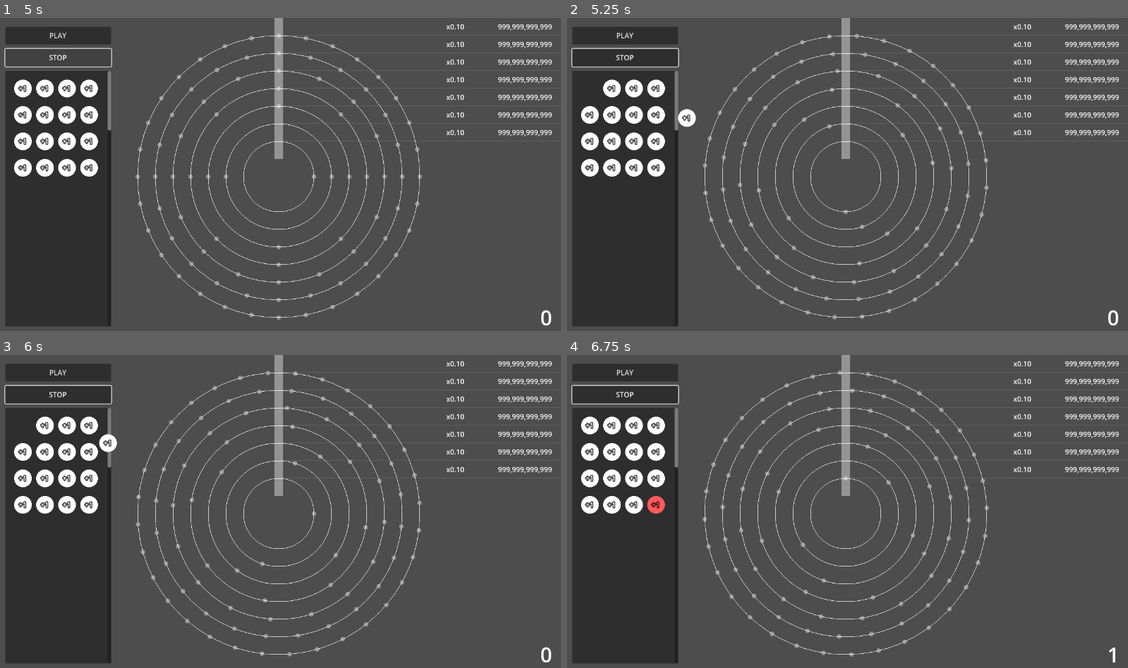
Above: before the commit, frames 1-4 (two rows, left to right).
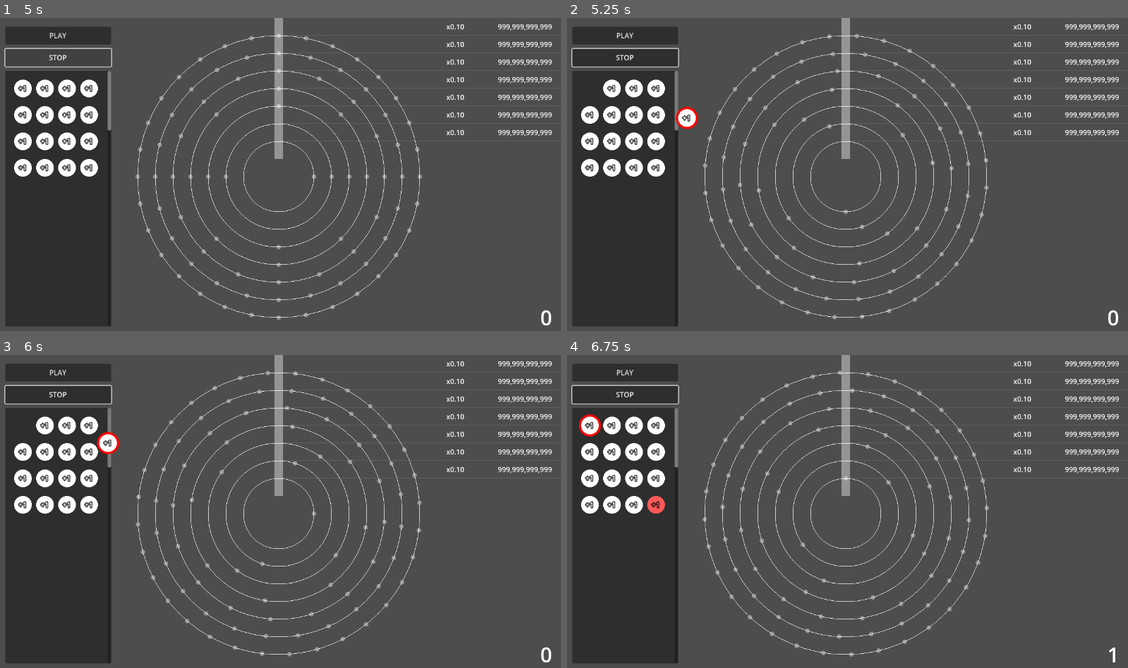
Above: after the commit, the same moments.

Repository: kamikoloss/syzygy
Game: Godot game, scene res://scenes/main.tscn
Same seed, same stepped clock (60 frames per second), same inputs: the game is played once before the commit and once after it.
Inputs (mouse positions are in pixels of both pictures, inside the frame that each line leads up to):
- Up to frame 1 (5 s): click "PLAY" at 0.5 s; click "PLAY" at 1.25 s; click "STOP" at 2 s; click "STOP" at 2.75 s; click "PLAY" at 3.5 s; click "STOP" at 4.25 s
- Up to frame 2 (5.25 s): drag from (589, 89) to (881, 177) at 5.02 s
- Up to frame 3 (6 s): drag from (22, 426) to (280, 477) at 5.77 s
- Up to frame 4 (6.75 s): move the mouse to (589, 426) at 6.52 s; click (589, 426) at 6.67 s

Frame 1 is identical in both runs. In frame 2, less than 0.1% of the frame differs, in the area x 19-24%, y 28-36%; in frame 3, less than 0.1%, in the area x 17-22%, y 24-32%; in frame 4, less than 0.1%.

Commit message:
add outline to Chip

Diff:
--- a/scenes/chip.gd
+++ b/scenes/chip.gd
@@ -4,10 +4,15 @@
 signal hovered # (on: bool)
 signal dragged # (on: bool)
 
+const OUTLINE_COLOR_CAN_RIDE := Color.GREEN
+const OUTLINE_COLOR_CAN_NOT_RIDE := Color.RED
+
 @export var score := 1
 
 @export var area: Area2D
 
+@export var _texture_rect_main: TextureRect
+@export var _texture_rect_outline: TextureRect
 @export var _label_main: Label
 @export var _label_price: Label
 
@@ -44,6 +49,12 @@
 
 
 func refresh_view() -> void:
+    _texture_rect_outline.visible = is_dragging
+    if is_overlapping and _overrapping_holder and not _overrapping_holder.is_overlapped:
+        _texture_rect_outline.modulate = OUTLINE_COLOR_CAN_RIDE
+    else:
+        _texture_rect_outline.modulate = OUTLINE_COLOR_CAN_NOT_RIDE
+
     _label_main.text = "+%s" % [score]
 
 
@@ -86,6 +97,7 @@
 func _on_entered_chip_holder(holder: ChipHolder) -> void:
     is_overlapping = true
     _overrapping_holder = holder
+    refresh_view()
 
 
 func _on_exited_chip_sensor(sensor: ChipSensor) -> void:
@@ -94,12 +106,15 @@
 
 func _on_exited_chip_holder(holder: ChipHolder) -> void:
     is_overlapping = false
+    refresh_view()
 
 
 func _drag(on: bool) -> void:
     #print("_on_dragged(on: %s)" % [on])
     top_level = on
     is_dragging = on
+    refresh_view()
+
     if _placed_holder:
         _placed_holder.is_overlapped = false
 
--- a/scenes/chip.tscn
+++ b/scenes/chip.tscn
@@ -6,16 +6,26 @@
 [sub_resource type="CircleShape2D" id="CircleShape2D_su0yu"]
 radius = 20.0
 
-[node name="Chip" type="Control" node_paths=PackedStringArray("area", "_label_main", "_label_price")]
+[node name="Chip" type="Control" node_paths=PackedStringArray("area", "_texture_rect_main", "_texture_rect_outline", "_label_main", "_label_price")]
 custom_minimum_size = Vector2(40, 40)
 layout_mode = 3
 anchors_preset = 0
 script = ExtResource("1_ojlvc")
 area = NodePath("Area2D")
+_texture_rect_main = NodePath("TextureRectMain")
+_texture_rect_outline = NodePath("TextureRectOutline")
 _label_main = NodePath("LabelMain")
 _label_price = NodePath("LabelPrice")
 
-[node name="TextureRect" type="TextureRect" parent="."]
+[node name="TextureRectOutline" type="TextureRect" parent="."]
+offset_left = -5.0
+offset_top = -5.0
+offset_right = 45.0
+offset_bottom = 45.0
+texture = ExtResource("1_ri5qt")
+expand_mode = 1
+
+[node name="TextureRectMain" type="TextureRect" parent="."]
 layout_mode = 0
 offset_right = 40.0
 offset_bottom = 40.0
